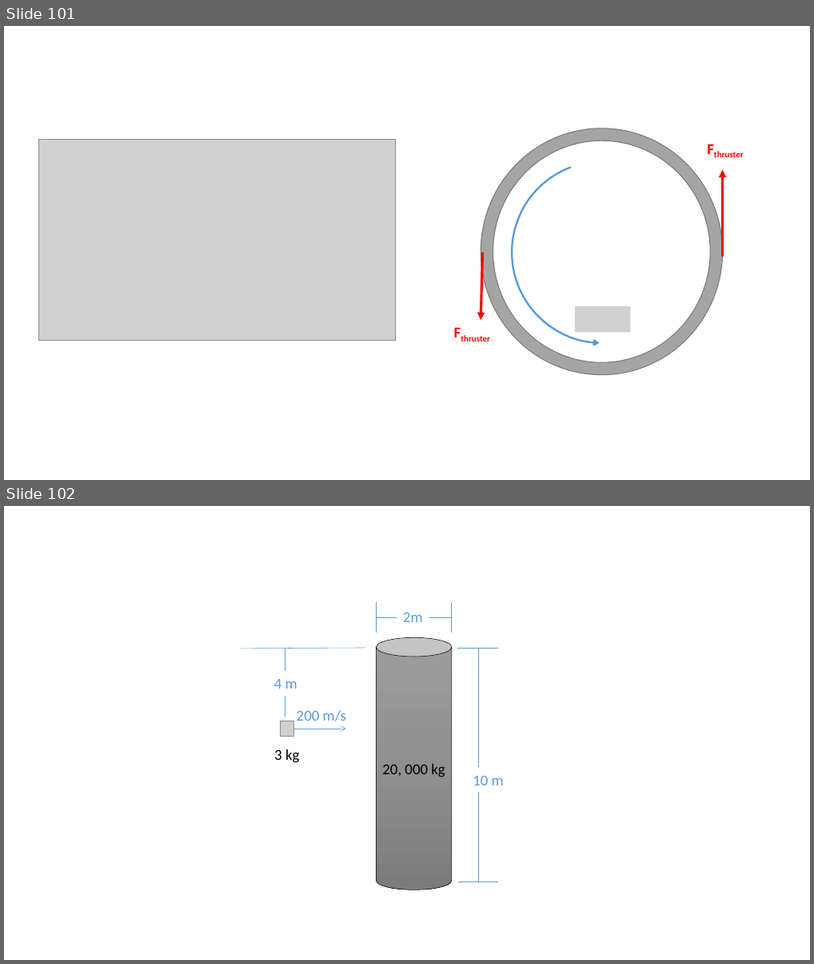
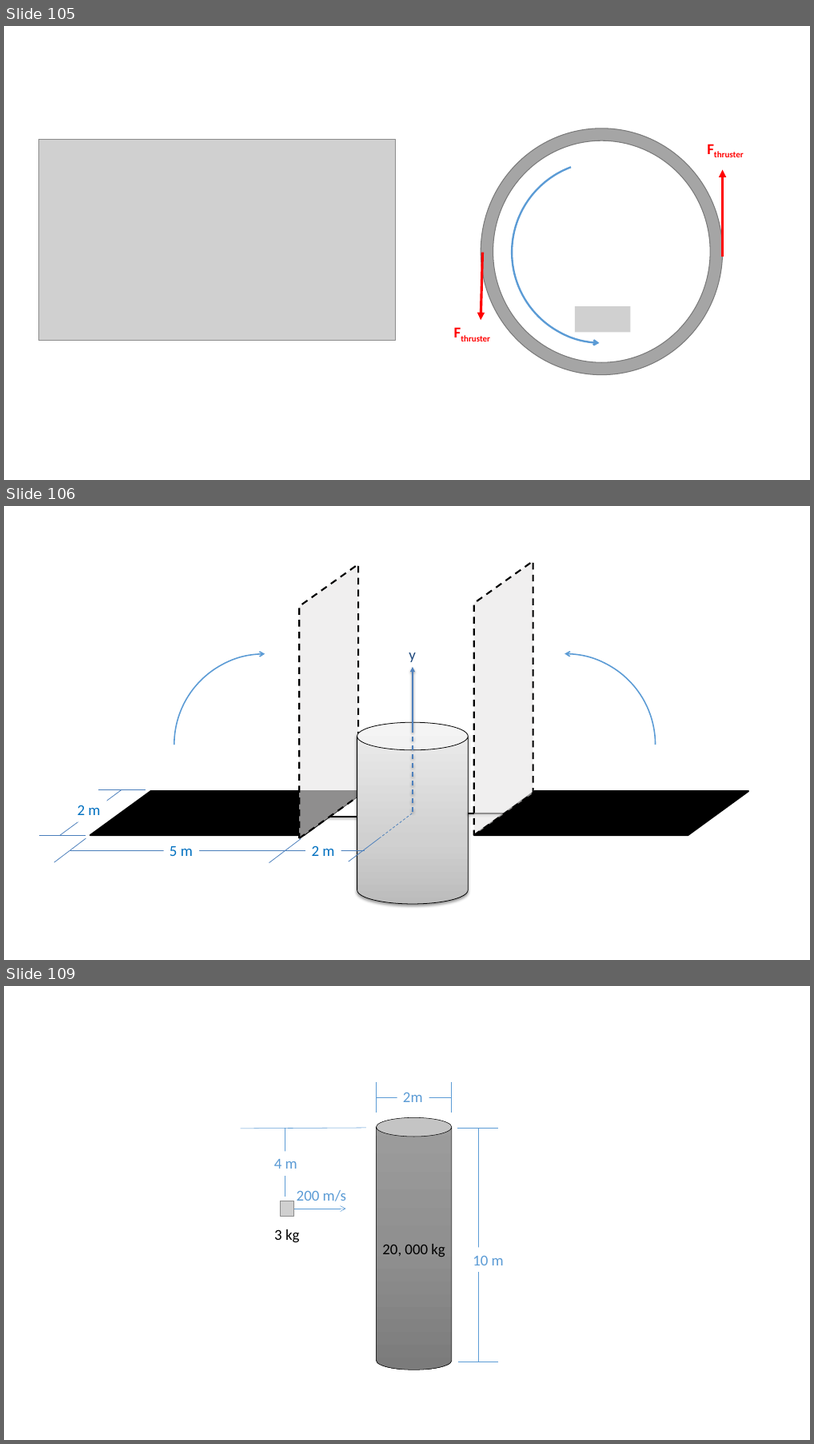
Before and after one commit to JacobMoore/mechanics_textbook, a slide deck: Homework Problems/Homework_Diagrams.pptx. Shown one above the other, each under a label of ours: slides 101 and 102 before the commit, slides 105, 106 and 109 after it; the slides between them are not shown. The pictures are 814x964 and 814x1444 pixels, drawn with LibreOffice and Linux fonts; fonts in the diff are those of the drawing; grey boxes stand for pictures. Boxes give left, top, right and bottom in pixels: in the first picture for what was removed or moved away, otherwise in the second. Text is boxed around its words. In the diff, an @@ line names an element or a change of style, - is before the commit and + after.

```diff
--- a/Homework Problems/Homework_Diagrams.pptx
+++ b/Homework Problems/Homework_Diagrams.pptx
@@ slide 106 added at box(4, 506, 810, 960), background #FFFFFF @@
@@ parallelogram added at box(299, 564, 359, 839), fill #E7E6E6 at 62% opacity, outline #000000 2 pt dashed @@
@@ parallelogram added at box(474, 560, 534, 835), fill #E7E6E6 at 62% opacity, outline #000000 2 pt dashed @@
@@ arc (boxed as its full ellipse) added at box(174, 654, 356, 835), outline #5B9BD5 1.5 pt @@
@@ text added at box(409, 652, 416, 662), 18 pt, text #1F497D @@
+y
@@ arrow added from (413, 732) to (413, 667), #4F81BD 2 pt @@
@@ arc (boxed as its full ellipse) added at box(474, 654, 656, 835), outline #5B9BD5 1.5 pt @@
@@ cylinder added at box(358, 722, 468, 904), fill gradient #BDBDBD to #D1D1D1 to #EEEEEE, outline #000000 0.75 pt @@
@@ line added from (413, 736) to (413, 812), #4F81BD 1.5 pt dashed @@
@@ line added from (122, 790) to (60, 835), #4B7EBC 0.75 pt @@
@@ parallelogram added at box(90, 791, 365, 835), fill #000000, outline #000000 2 pt @@
@@ line added from (146, 790) to (98, 790), #4B7EBC 0.75 pt @@
@@ parallelogram added at box(474, 791, 749, 835), fill #000000, outline #000000 2 pt @@
@@ text added at box(78, 804, 100, 815), 18 pt, text #0070C0 @@
+2 m
@@ line added from (294, 816) to (358, 816), #000000 2 pt @@
@@ line added from (412, 813) to (380, 837), #4B7EBC 0.75 pt dashed @@
@@ line added from (469, 812) to (505, 812), #000000 2 pt @@
@@ line added from (86, 835) to (39, 835), #4B7EBC 0.75 pt @@
@@ line added from (86, 838) to (54, 862), #4B7EBC 0.75 pt @@
@@ rectangle added at box(164, 838, 199, 862), fill #FFFFFF, 18 pt, text #0070C0 @@
+5 m
@@ line added from (301, 839) to (270, 862), #4B7EBC 0.75 pt @@
@@ line added from (380, 837) to (349, 862), #4B7EBC 0.75 pt @@
@@ line added from (365, 850) to (70, 850), #4B7EBC 0.75 pt @@
@@ text added at box(312, 845, 334, 856), 18 pt, text #0070C0 @@
+2 m
@@ what was slide 101 is now slide 105 @@
@@ what was slide 102 is now slide 109 @@
```
Also in this commit, not shown: 6 other slides added, 17 other files.
